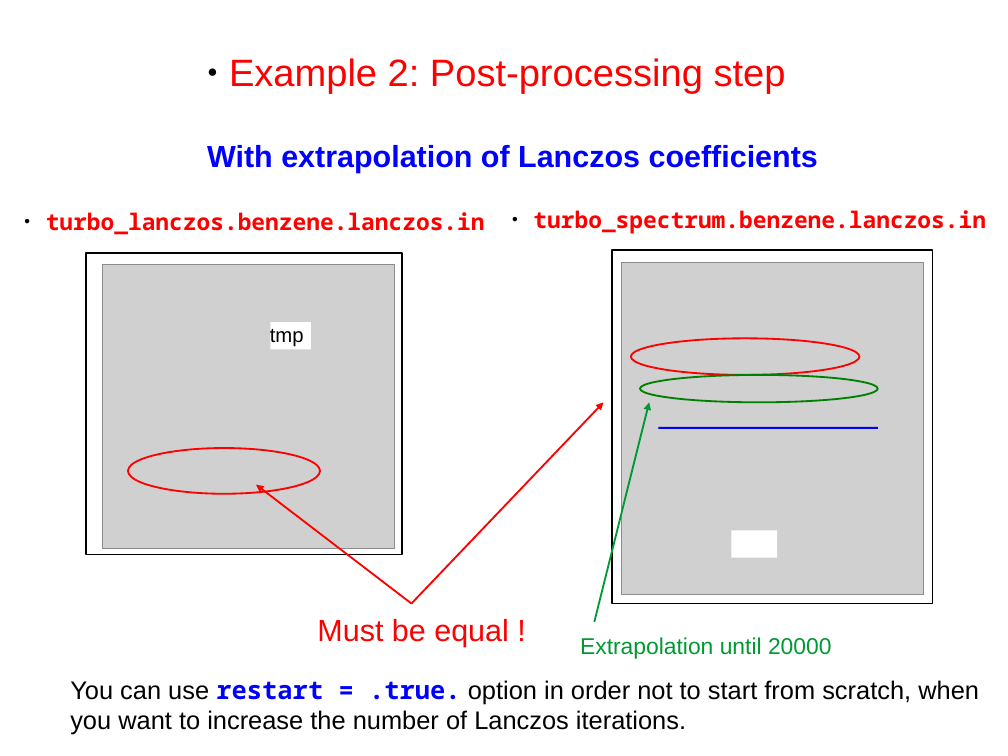
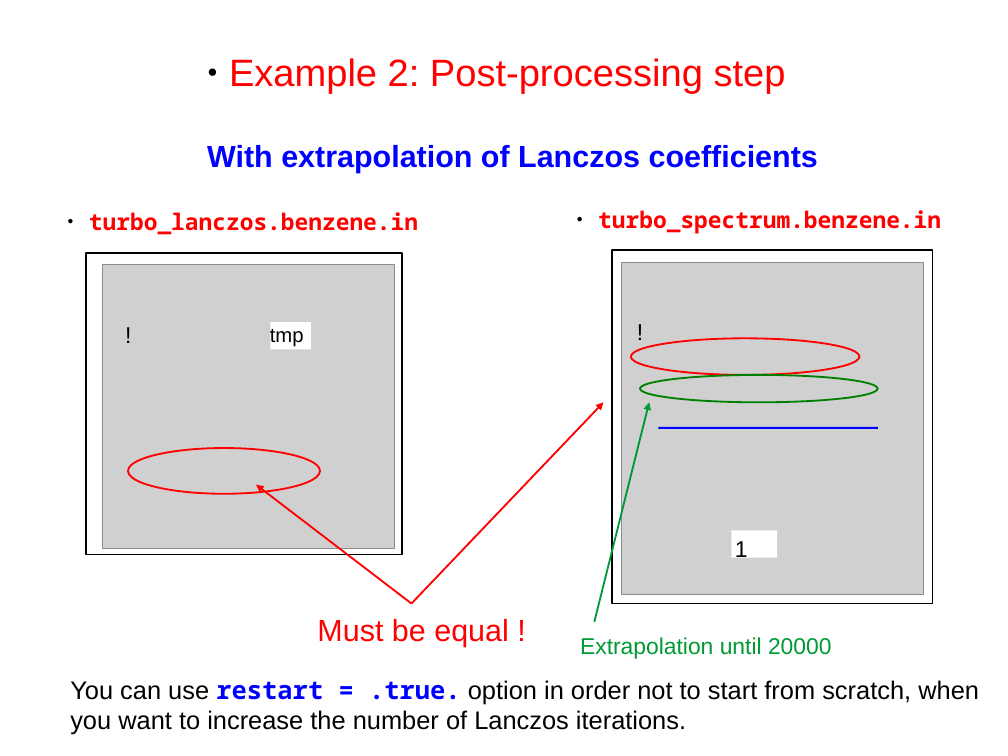
Before and after one commit to thepranab/materials-for-max-qe2021-online-school, a slide deck: slide 22 of slides.sources/handson-day6.odp. Drawn at 1008x756 pixels with LibreOffice and Linux fonts; fonts in the diff are those of the drawing; grey boxes stand for pictures. Boxes give left, top, right and bottom in pixels: in the first picture for what was removed or moved away, otherwise in the second. Text is boxed around its words. In the diff, an @@ line names an element or a change of style, - is before the commit and + after.

```diff
--- a/slides.sources/handson-day6.odp
+++ b/slides.sources/handson-day6.odp
@@ text at (89, 212, 418, 235): text changed @@
-● turbo_lanczos.benzene.lanczos.in
+● turbo_lanczos.benzene.in
@@ text at (598, 210, 941, 234): text changed @@
-● turbo_spectrum.benzene.lanczos.in
+● turbo_spectrum.benzene.in
@@ text added at (116, 316, 141, 351), 18 pt, text #000000 @@
+!
@@ text added at (628, 313, 653, 348), 18 pt, text #000000 @@
+!
@@ text added at (735, 541, 748, 563), 18 pt, text #000000 @@
+1
```
Also in this commit, not shown: 13 other slides changed, 1 slide added, 23 other files.
